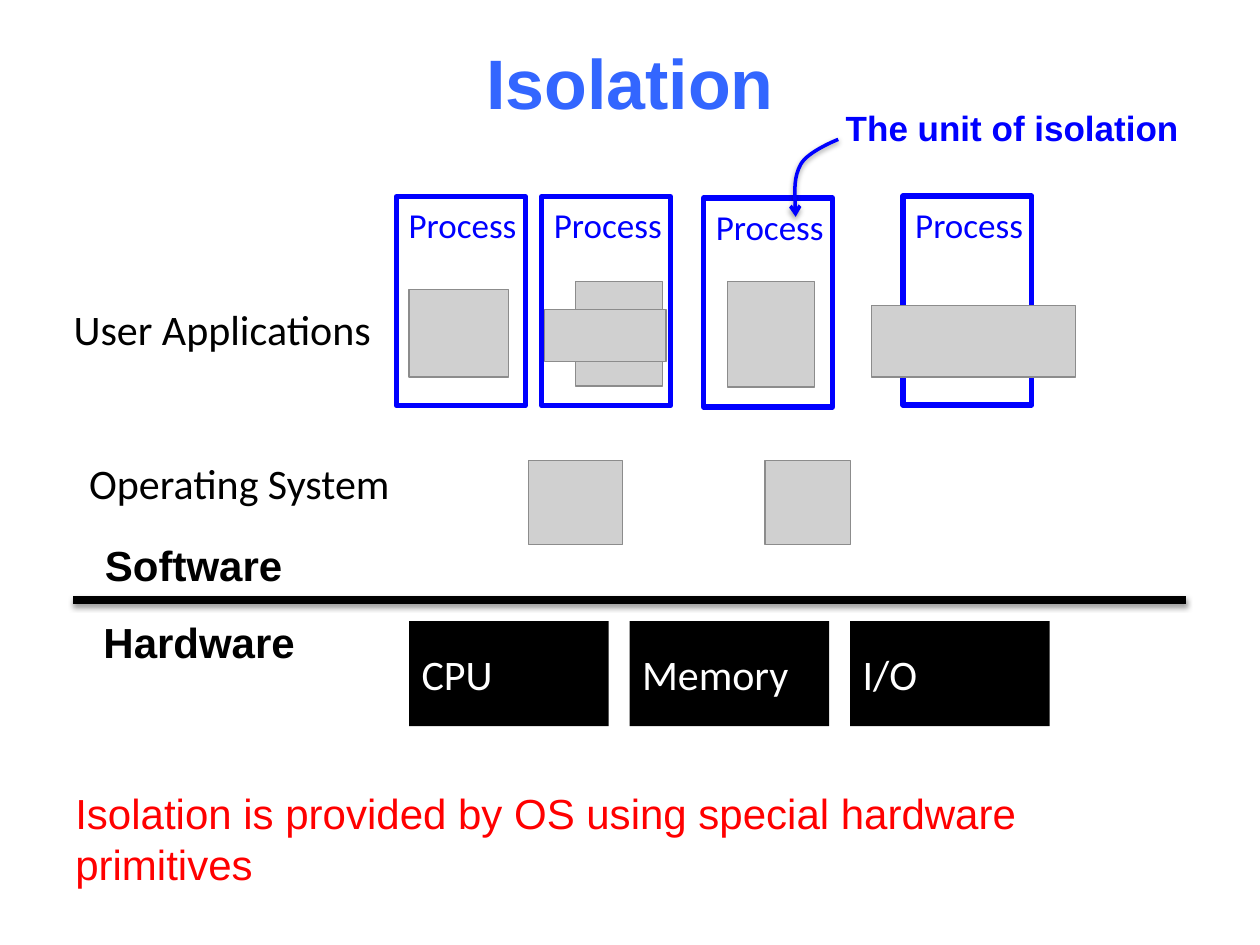
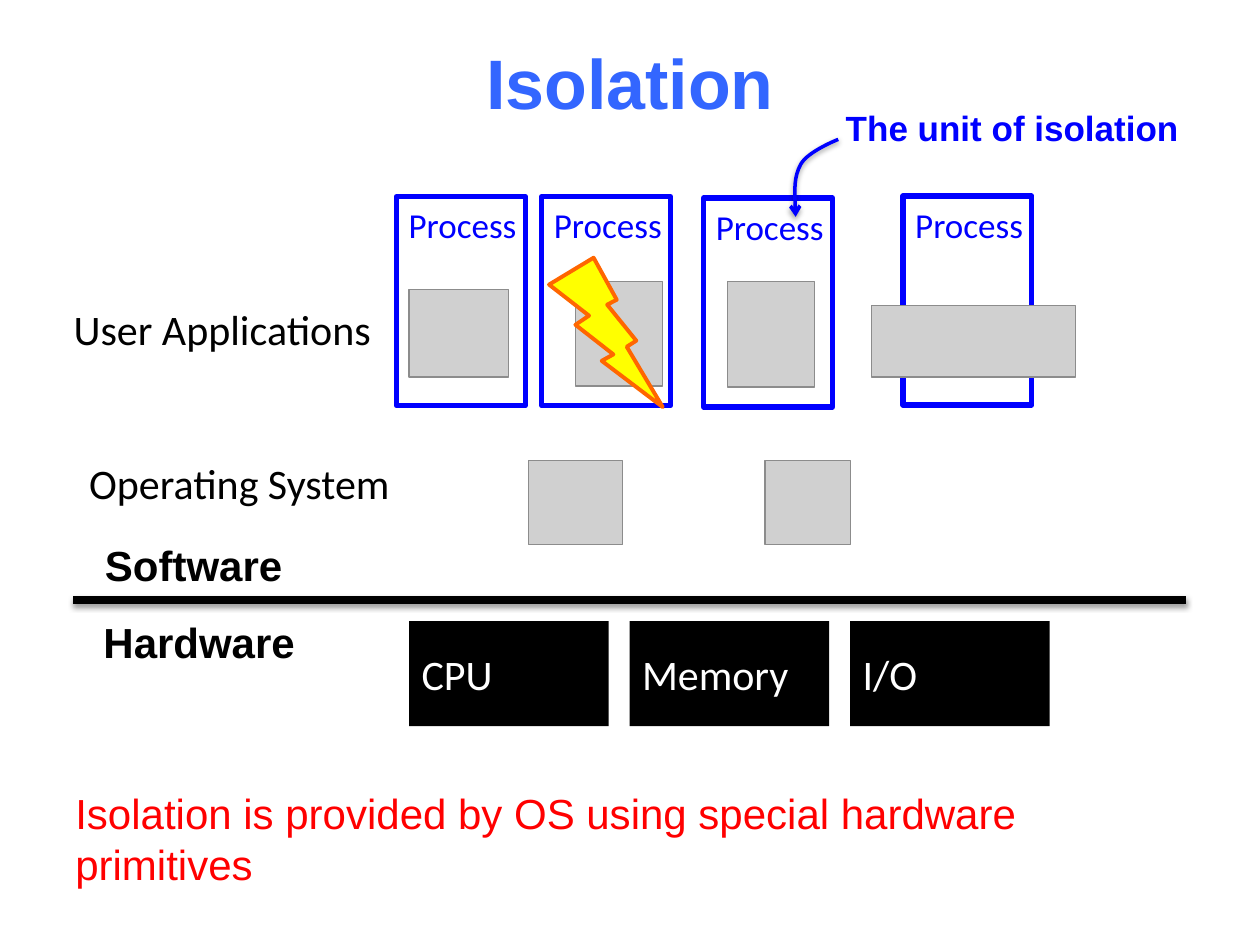
Before and after one commit to NYU-CSO/nyu-cso.github.io, a slide deck: slide 3 of notes/15-Virtual_memory.pptx. Drawn at 1260x945 pixels with LibreOffice and Linux fonts; fonts in the diff are those of the drawing; grey boxes stand for pictures. Boxes give left, top, right and bottom in pixels: in the first picture for what was removed or moved away, otherwise in the second. Text is boxed around its words. In the diff, an @@ line names an element or a change of style, - is before the commit and + after.

```diff
--- a/notes/15-Virtual_memory.pptx
+++ b/notes/15-Virtual_memory.pptx
@@ lightning bolt added at (x1=549, y1=258, x2=663, y2=408), fill #FFFF00, outline #FF6600 2.25 pt @@
@@ picture removed at (x1=544, y1=310, x2=667, y2=362) @@
```
Also in this commit, not shown: 5 other slides changed, 1 other file.
